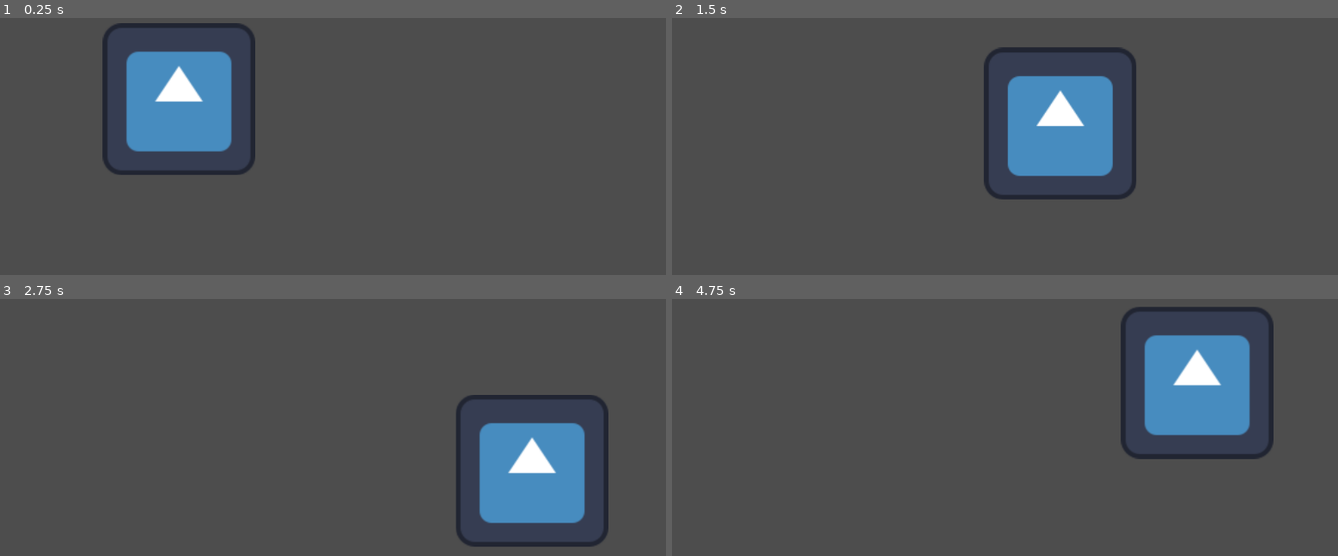
Above: before the commit, frames 1-4 (two rows, left to right).
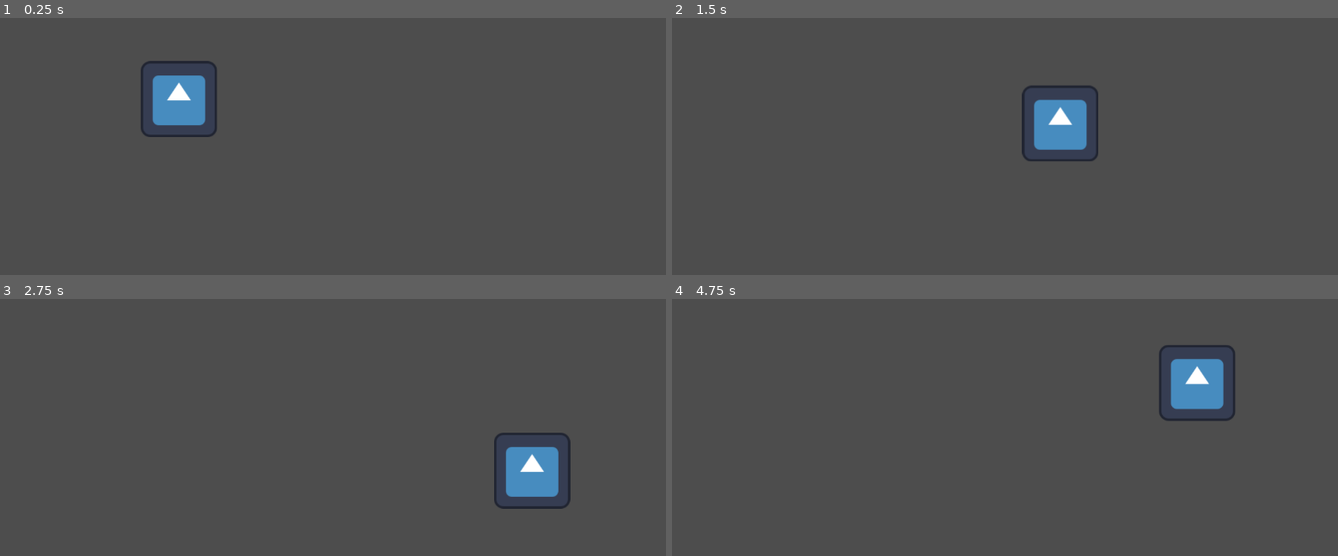
Above: after the commit, the same moments.

Repository: Mario-King-64/SunCreamer
Game: Godot game, scene res://Map/map.tscn
The game is run twice, just before and just after one commit, with the same random seed, the same clock (stepped at 60 frames per second) and the same inputs. The engine's default icon, where the game draws it, is replaced by a stand-in: a white triangle on a blue panel in a dark square.
Inputs (mouse positions are in pixels of both pictures, inside the frame that each line leads up to):
- Up to frame 1 (0.25 s): no input
- Up to frame 2 (1.5 s): move the mouse to (1164, 154) at 0.52 s; hold Right (right) 0.53-1.28 s; click (1164, 154) at 0.6 s; move the mouse to (878, 192) at 1.27 s; hold Down (down) from 1.28 s (still down); click (878, 192) at 1.35 s
- Up to frame 3 (2.75 s): move the mouse to (412, 368) at 2.02 s; release Down (down) at 2.03 s; hold Right (right) from 2.03 s (still down); click (412, 368) at 2.1 s
- Up to frame 4 (4.75 s): move the mouse to (978, 530) at 2.77 s; release Right (right) at 2.78 s; hold Up (up) 2.78-3.53 s; click (978, 530) at 2.85 s; move the mouse to (1218, 512) at 3.52 s; hold Left (left) from 3.53 s (still down); click (1218, 512) at 3.6 s; move the mouse to (811, 396) at 4.27 s; click (811, 396) at 4.35 s

The runs differ from the first frame. In frame 1, 6.9% of the frame differs, in the area x 15-39%, y 2-61%; in frame 2, 6.9%; in frame 3, 6.8%; in frame 4, 7.0%, in the area x 67-91%, y 3-63%.

Commit message:
Done with player movement

Diff:
--- a/Map/Logo.gd
+++ b/Map/Logo.gd
@@ -12,8 +12,8 @@
 #	var test_rotation = 45
 #	rotation_degrees = test_rotation
 
-	test_scale = 2
-	scale = Vector2(test_scale, test_scale)
+#	test_scale = 2
+#	scale = Vector2(test_scale, test_scale)
 
 # Called every frame. 'delta' is the elapsed time since the previous frame.
 func _process(delta):
